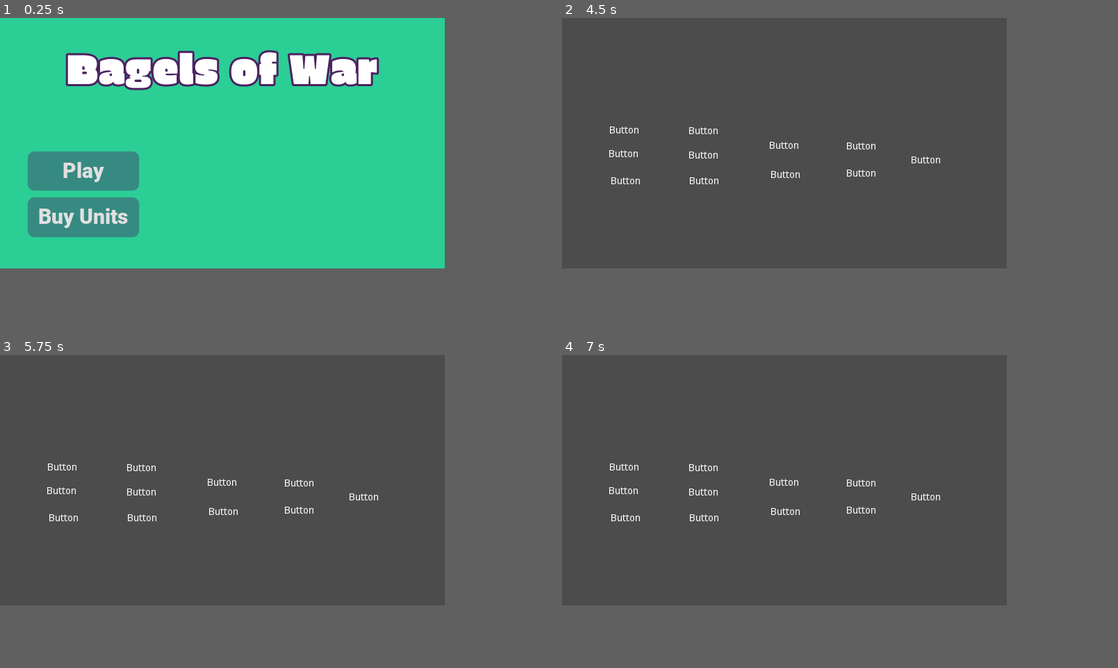
Above: before the commit, frames 1-4 (two rows, left to right).
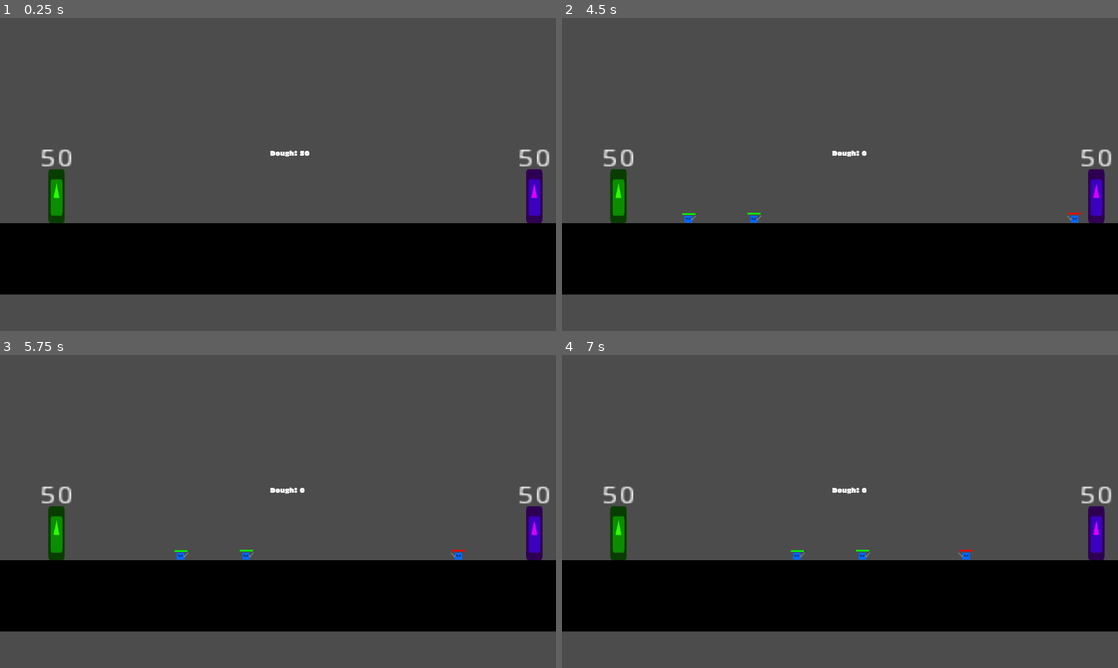
Above: after the commit, the same moments.

Repository: Boyquotes/mtx-project
Game: Godot game, scene res://src/scenes/BattleScene.tscn
The game is run twice, just before and just after one commit, with the same random seed, the same clock (stepped at 60 frames per second) and the same inputs. Before the commit the project starts from res://src/scenes/TitleScreen.tscn. The engine's default icon, where the game draws it, is replaced by a stand-in: a white triangle on a blue panel in a dark square.
Inputs (mouse positions are in pixels of both pictures, inside the frame that each line leads up to):
- Up to frame 1 (0.25 s): no input
- Up to frame 2 (4.5 s): click (645, 171) at 0.5 s, where only the run before the commit has a clickable "Play"; tap Enter at 1.25 s; move the mouse to (884, 130) at 1.27 s; tap 1 (spawn_1) at 1.35, 3.6 s; move the mouse to (695, 155) at 2.02 s; tap 2 (spawn_2) at 2.1, 4.35 s; tap Space at 2.75 s; move the mouse to (828, 86) at 2.77 s; tap 3 (spawn_3) at 2.85 s; move the mouse to (762, 193) at 3.52 s; move the mouse to (917, 180) at 4.27 s
- Up to frame 3 (5.75 s): move the mouse to (88, 442) at 5.02 s; tap 3 (spawn_3) at 5.1 s
- Up to frame 4 (7 s): move the mouse to (806, 480) at 5.77 s; tap 1 (spawn_1) at 5.85 s; move the mouse to (717, 417) at 6.52 s; tap 2 (spawn_2) at 6.6 s
In our replay, the window is 640x360 before the commit and 800x450 after it. These sizes can differ from the game's own. Grey fills any space a smaller window leaves; there, only what the larger window draws over its background counts as a difference.

The runs differ from the first frame. In frame 1, 76% of the frame differs, in the area x 0-100%, y 0-89%; in frame 2, 25%; in frame 3, 25%; in frame 4, 25%.

Commit message:
moneeeeeyyy

Diff:
--- a/project.godot
+++ b/project.godot
@@ -11,7 +11,7 @@
 [application]
 
 config/name="Age of Gacha"
-run/main_scene="res://src/scenes/TitleScreen.tscn"
+run/main_scene="res://src/scenes/BattleScene.tscn"
 config/icon="res://icon.png"
 
 [autoload]
@@ -21,8 +21,8 @@
 
 [display]
 
-window/size/width=640
-window/size/height=360
+window/size/width=1280
+window/size/height=720
 window/stretch/mode="viewport"
 window/stretch/aspect="keep"
 
--- a/src/objects/bases/EnemyBase.gd
+++ b/src/objects/bases/EnemyBase.gd
@@ -2,7 +2,7 @@
 
 func _ready():
 	$Timer.one_shot = false
-	$Timer.start(5)
+	$Timer.start(4)
 
 func _create_unit(unit: PackedScene):
 	var new_unit : UnitTypes.UNIT_TYPE = unit.instance()
@@ -18,7 +18,7 @@
 		0:
 			unit_type = UnitTypes.MELEE_UNIT
 		1:
-			unit_type = UnitTypes.TANKY_UNIT
+			unit_type = UnitTypes.FAST_UNIT
 		2:
 			unit_type = UnitTypes.FAST_UNIT
 		3:
--- a/src/objects/units/Unit.gd
+++ b/src/objects/units/Unit.gd
@@ -1,11 +1,16 @@
 extends KinematicBody2D
+
+const DEATH_TEXT_SCENE = preload("res://src/user_interface/DeathText.tscn")
 
 export var move_speed = 100
 export var attack_cooldown = 1.0;
 export var attack_damage = 1
 export var max_health_points = 10;
 export var cost = 100;
-export var money_on_death = 100;
+
+export var min_money_on_death = 10;
+export var max_money_on_death = 100;
+
 
 onready var _initial_hp_bar_size = $ColorRect.rect_size.x
 
@@ -39,11 +44,6 @@
 	$ColorRect.rect_size = Vector2(_current_health_points * (_initial_hp_bar_size/max_health_points), $ColorRect.rect_size.y)
 	if _current_health_points <= 0:
 		_die()
-
-func _die():
-	if _dead: return
-	_dead = true
-	Global.GameManager.remove_unit(self)
 
 func _start_attack():
 	_is_attacking = true
@@ -98,3 +98,22 @@
 	else:
 		make_unit_ally()
 	scale.x *= -1
+
+# DYING
+func _die():
+	if _dead: return
+	_dead = true
+
+	# drop money if unit is an enemy aka moves left
+	if move_speed < 0:
+		_drop_money()
+
+	queue_free()
+
+func _drop_money():
+	var new_text = DEATH_TEXT_SCENE.instance()
+	new_text.global_position = self.global_position
+	var money_dropped = randi()%(max_money_on_death-min_money_on_death) + min_money_on_death
+	new_text.play(money_dropped)
+	get_parent().add_child(new_text)
+	Global.GameManager.change_money_by(money_dropped)
--- a/src/objects/units/melee_units/BasicMeleeUnit.tscn
+++ b/src/objects/units/melee_units/BasicMeleeUnit.tscn
@@ -13,6 +13,8 @@
 [node name="BasicMeleeUnit" instance=ExtResource( 1 )]
 scale = Vector2( 0.5, 0.5 )
 script = ExtResource( 3 )
+cost = 25
+max_money_on_death = 25
 
 [node name="CollisionShape2D" parent="." index="0"]
 position = Vector2( 0, -16 )
--- a/src/objects/units/melee_units/FastBoi.tscn
+++ b/src/objects/units/melee_units/FastBoi.tscn
@@ -5,7 +5,8 @@
 [node name="FastBoi" instance=ExtResource( 1 )]
 move_speed = 150
 attack_cooldown = 0.3
-attack_damage = 1
+min_money_on_death = 15
+max_money_on_death = 40
 
 [node name="AnimatedSprite" parent="." index="5"]
 modulate = Color( 0, 1, 0.623529, 1 )
--- a/src/objects/units/melee_units/TankySoldier.tscn
+++ b/src/objects/units/melee_units/TankySoldier.tscn
@@ -6,6 +6,9 @@
 move_speed = 70
 attack_cooldown = 2
 max_health_points = 20
+cost = 50
+min_money_on_death = 25
+max_money_on_death = 50
 
 [node name="CollisionShape2D" parent="." index="0"]
 visible = true
--- a/src/objects/units/ranged_units/BasicRangedUnit.tscn
+++ b/src/objects/units/ranged_units/BasicRangedUnit.tscn
@@ -37,7 +37,9 @@
 scale = Vector2( 0.5, 0.5 )
 script = ExtResource( 3 )
 attack_cooldown = 0.5
-max_health_points = 5
+max_health_points = 3
+cost = 25
+max_money_on_death = 25
 
 [node name="CollisionShape2D" parent="." index="0"]
 position = Vector2( -2, -16 )
--- a/src/scenes/BattleScene.tscn
+++ b/src/scenes/BattleScene.tscn
@@ -6,6 +6,10 @@
 [ext_resource path="res://src/objects/bases/EnemyBase.tscn" type="PackedScene" id=4]
 [ext_resource path="res://src/utility/GameManager.gd" type="Script" id=5]
 [ext_resource path="res://src/user_interface/MoneyTracker.gd" type="Script" id=6]
+[ext_resource path="res://src/user_interface/Fonts/EricaOne-Regular.ttf" type="DynamicFontData" id=7]
+
+[sub_resource type="DynamicFont" id=1]
+font_data = ExtResource( 7 )
 
 [node name="BattleScene" type="Node2D"]
 
@@ -33,6 +37,7 @@
 margin_top = -62.0
 margin_right = -18.0
 margin_bottom = -48.0
+custom_fonts/font = SubResource( 1 )
 script = ExtResource( 6 )
 
 [node name="CanvasLayer" type="CanvasLayer" parent="."]
--- a/src/scenes/EconomyManager.gd
+++ /dev/null
@@ -1,16 +0,0 @@
-extends Node2D
-
-
-# Declare member variables here. Examples:
-# var a = 2
-# var b = "text"
-
-
-# Called when the node enters the scene tree for the first time.
-func _ready():
-	pass # Replace with function body.
-
-
-# Called every frame. 'delta' is the elapsed time since the previous frame.
-#func _process(delta):
-#	pass
--- a/src/scenes/UnitSelectScreen.tscn
+++ b/src/scenes/UnitSelectScreen.tscn
@@ -4,6 +4,7 @@
 [ext_resource path="res://src/user_interface/UnitSelectingManager.gd" type="Script" id=2]
 
 [node name="UnitSelectScreen" type="Node2D"]
+position = Vector2( 0, 1 )
 
 [node name="Camera2D" type="Camera2D" parent="."]
 current = true
@@ -13,14 +14,14 @@
 script = ExtResource( 2 )
 
 [node name="UnitSelectButton" parent="UnitSelectingManager" instance=ExtResource( 1 )]
-position = Vector2( -99, -23 )
+position = Vector2( -102, -20 )
 
 [node name="UnitSelectButton5" parent="UnitSelectingManager" instance=ExtResource( 1 )]
-position = Vector2( -100, 11 )
+position = Vector2( -102, 10 )
 unit_type = 1
 
 [node name="UnitSelectButton6" parent="UnitSelectingManager" instance=ExtResource( 1 )]
-position = Vector2( -97, 50 )
+position = Vector2( -101, 47 )
 unit_type = 2
 
 [node name="UnitSelectButton2" parent="UnitSelectingManager" instance=ExtResource( 1 )]
@@ -44,11 +45,11 @@
 unit_type = 2
 
 [node name="UnitSelectButton11" parent="UnitSelectingManager" instance=ExtResource( 1 )]
-position = Vector2( 335, 20 )
-unit_type = 8
+position = Vector2( 341, 19 )
+unit_type = 9
 
 [node name="UnitSelectButton4" parent="UnitSelectingManager" instance=ExtResource( 1 )]
-position = Vector2( 131, -1 )
+position = Vector2( 133, 2 )
 unit_type = 5
 
 [node name="UnitSelectButton9" parent="UnitSelectingManager" instance=ExtResource( 1 )]
@@ -62,4 +63,10 @@
 margin_bottom = 137.0
 text = "Play"
 
+[node name="ColorRect" type="ColorRect" parent="."]
+margin_left = -318.0
+margin_top = -181.0
+margin_right = 319.0
+margin_bottom = -155.0
+
 [connection signal="pressed" from="UnitSelectingManager/PlayButton" to="UnitSelectingManager" method="_on_PlayButton_pressed"]
--- /dev/null
+++ b/src/user_interface/DeathText.gd
@@ -0,0 +1,14 @@
+extends Node2D
+
+export var speed = 1.0
+
+func play(number):
+	$Label.text = "+" + str(number) + " dough"
+	$DeathAnimation.play("DeathAnimation")
+
+func _physics_process(delta):
+	global_position.y -= speed
+
+func _on_DeathAnimation_animation_finished(anim_name):
+	if anim_name == "DeathAnimation":
+		queue_free()
--- /dev/null
+++ b/src/user_interface/DeathText.tscn
@@ -0,0 +1,54 @@
+[gd_scene load_steps=5 format=2]
+
+[ext_resource path="res://src/user_interface/Fonts/EricaFont.tres" type="DynamicFont" id=1]
+[ext_resource path="res://src/user_interface/DeathText.gd" type="Script" id=2]
+
+[sub_resource type="Animation" id=1]
+resource_name = "DeathAnimation"
+length = 0.5
+tracks/0/type = "value"
+tracks/0/path = NodePath("DeathText/Label:modulate")
+tracks/0/interp = 1
+tracks/0/loop_wrap = true
+tracks/0/imported = false
+tracks/0/enabled = true
+tracks/0/keys = {
+"times": PoolRealArray( 0, 0.5 ),
+"transitions": PoolRealArray( 1, 1 ),
+"update": 0,
+"values": [ Color( 1, 1, 1, 1 ), Color( 1, 1, 1, 0 ) ]
+}
+
+[sub_resource type="Animation" id=2]
+length = 0.001
+tracks/0/type = "value"
+tracks/0/path = NodePath("DeathText/Label:modulate")
+tracks/0/interp = 1
+tracks/0/loop_wrap = true
+tracks/0/imported = false
+tracks/0/enabled = true
+tracks/0/keys = {
+"times": PoolRealArray( 0 ),
+"transitions": PoolRealArray( 1 ),
+"update": 0,
+"values": [ Color( 1, 1, 1, 1 ) ]
+}
+
+[node name="DeathText" type="Node2D"]
+script = ExtResource( 2 )
+
+[node name="Label" type="Label" parent="."]
+margin_left = -19.0
+margin_top = -49.0
+margin_right = 19.0
+margin_bottom = 6.0
+custom_fonts/font = ExtResource( 1 )
+text = "Test
+"
+
+[node name="DeathAnimation" type="AnimationPlayer" parent="."]
+root_node = NodePath("../..")
+anims/DeathAnimation = SubResource( 1 )
+anims/RESET = SubResource( 2 )
+
+[connection signal="animation_finished" from="DeathAnimation" to="." method="_on_DeathAnimation_animation_finished"]
--- /dev/null
+++ b/src/user_interface/Fonts/EricaFont.tres
@@ -0,0 +1,6 @@
+[gd_resource type="DynamicFont" load_steps=2 format=2]
+
+[ext_resource path="res://src/user_interface/Fonts/EricaOne-Regular.ttf" type="DynamicFontData" id=1]
+
+[resource]
+font_data = ExtResource( 1 )
--- a/src/user_interface/MoneyTracker.gd
+++ b/src/user_interface/MoneyTracker.gd
@@ -2,4 +2,4 @@
 
 
 func _on_GameManager_money_changed():
-	text = str(Global.GameManager.get_current_money())
+	text = "Dough: " + str(Global.GameManager.get_current_money())
--- a/src/utility/GameManager.gd
+++ b/src/utility/GameManager.gd
@@ -1,6 +1,6 @@
 extends Node2D
 
-export var starting_money = 1000
+export var starting_money = 50
 
 var _money
 
@@ -20,7 +20,3 @@
 
 func add_unit(unit: UnitTypes.UNIT_TYPE):
 	add_child(unit)
-
-func remove_unit(unit: UnitTypes.UNIT_TYPE):
-	change_money_by(unit.money_on_death)
-	unit.queue_free()
Not shown: 1 places in src/scenes/BattleScene.tscn that only renumber resources
